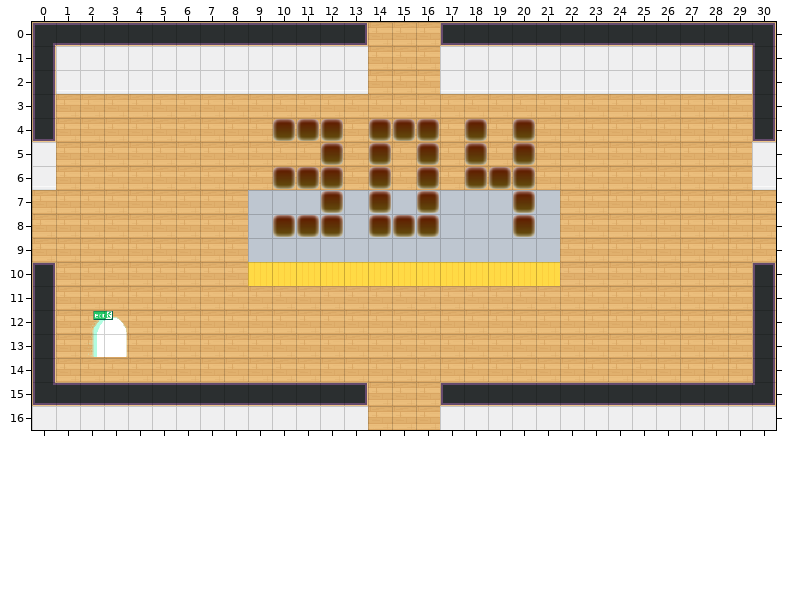
One commit to this Tiled map (JSON): dist/map/304.json. Above: the version before the commit.
Cells are 32x32 px. Shown: x 0..30, y 0..16.
After:
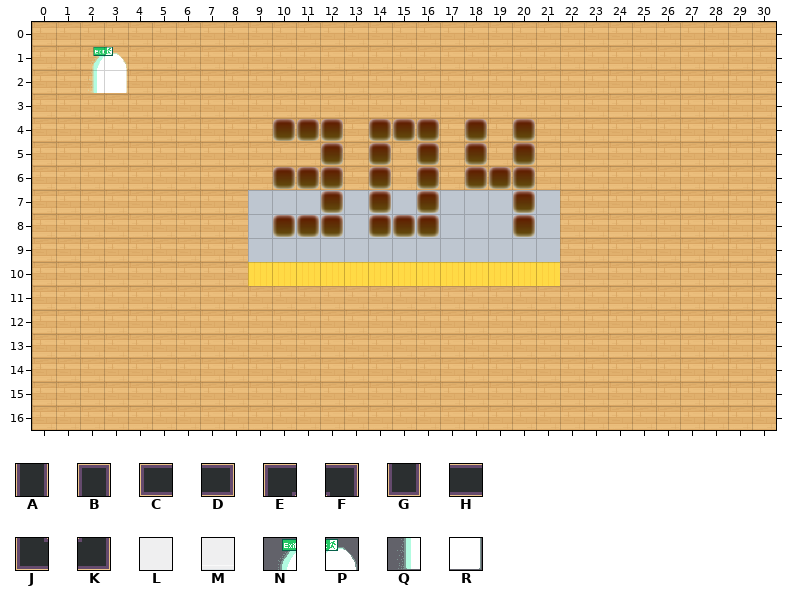
Key: from "tileset5_export": A 44, B 45, C 46, D 47, E 48, F 49, G 55, H 56, J 58, K 59, L 62, M 72; from "worldExit": N 0, P 1, Q 2, R 3.
_ is an empty cell, . an unchanged one.
Diff:
--- layer "walls" (now hidden)
@@ x 0..30 @@
- 0 EHHHHHHHHHHHHD...CHHHHHHHHHHHHF
- 1 ALLLLLLLLLLLLL...LLLLLLLLLLLLLA
- 2 AMMMMMMMMMMMMM...MMMMMMMMMMMMMA
- 3 A.............................A
- 4 G.............................G
- 5 L.............................L
- 6 M.............................M
+ 0 ______________...______________
+ 1 ______________...______________
+ 2 ______________...______________
+ 3 _............................._
+ 4 _............................._
+ 5 _............................._
+ 6 _............................._
@@ x 0..30 @@
-10 B.............................B
-11 A.............................A
-12 A.............................A
-13 A.............................A
-14 A.............................A
-15 JHHHHHHHHHHHHD...CHHHHHHHHHHHHK
-16 LLLLLLLLLLLLLL...LLLLLLLLLLLLLL
+10 _............................._
+11 _............................._
+12 _............................._
+13 _............................._
+14 _............................._
+15 ______________...______________
+16 ______________...______________
--- layer "LOBBYx"
@@ x 2..3 @@
- 1 __
- 2 __
+ 1 NP
+ 2 QR
@@ x 2..3 @@
-12 NP
-13 QR
+12 __
+13 __
Where, in picture pixels (left, top, right, bottom), the same in both pictures:
changed: (32, 22, 368, 190)
removed: (440, 22, 776, 190)
removed: (32, 262, 368, 430)
removed: (440, 262, 776, 430)
